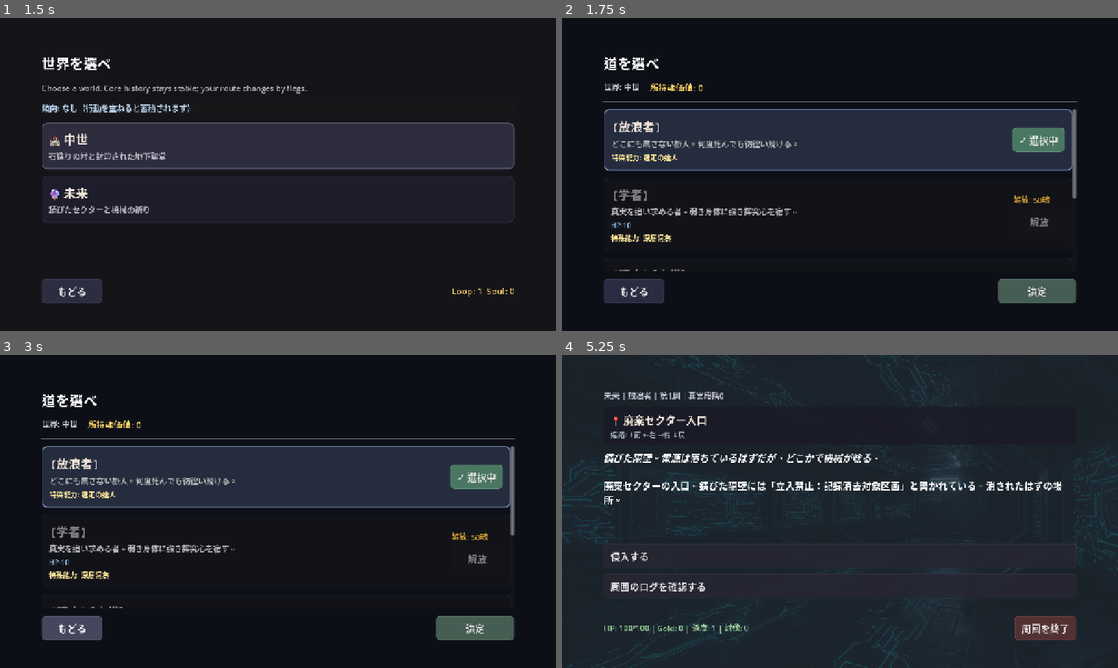
Above: before the commit, frames 1-4 (two rows, left to right).
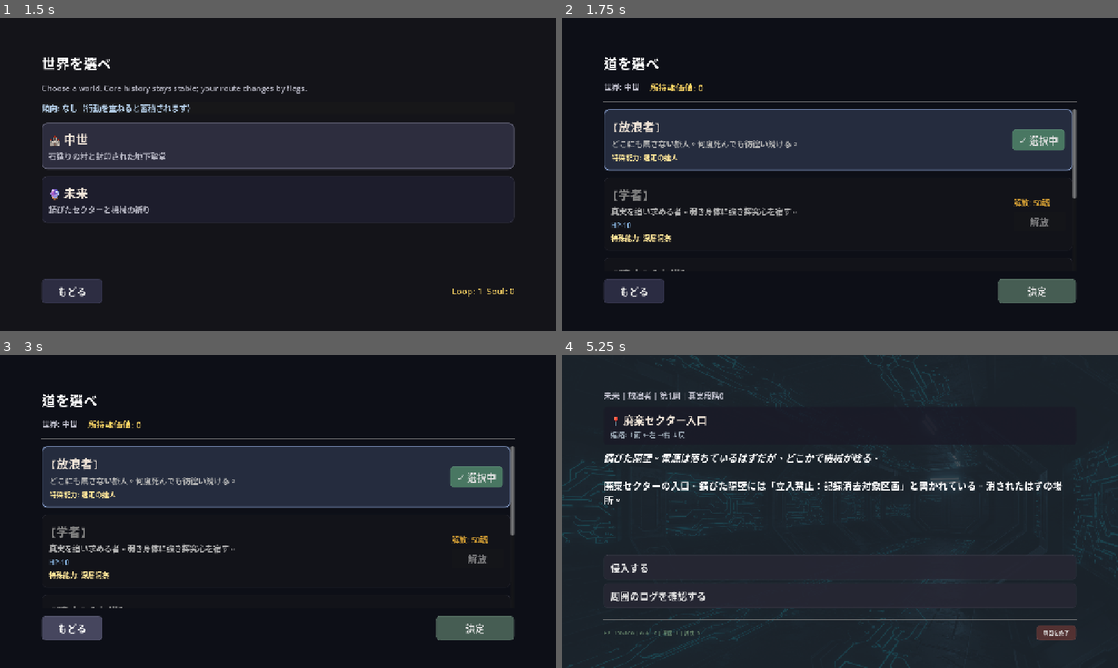
Above: after the commit, the same moments.

Repository: yozzzo/residue
Game: Godot game, scene res://scenes/Main.tscn
The game is run twice, just before and just after one commit, with the same random seed, the same clock (stepped at 60 frames per second) and the same inputs.
Inputs (mouse positions are in pixels of both pictures, inside the frame that each line leads up to):
- Up to frame 1 (1.5 s): click "はじめる" at 0.5 s; click (278, 146) at 1.27 s
- Up to frame 2 (1.75 s): no input
- Up to frame 3 (3 s): click "✓ 選択中" at 2 s; click "もどる" at 2.75 s
- Up to frame 4 (5.25 s): click (840, 536) at 3.52 s; click "決定" at 4.25 s; tap Enter at 5 s; move the mouse to (962, 495) at 5.02 s; click (962, 495) at 5.17 s

Frame 1 is identical in both runs. In frame 2, 0.3% of the frame differs, in the area x 81-91%, y 35-61%; in frame 3, 0.3%; in frame 4, 2.0%, in the area x 7-93%, y 60-92%.
Error in both runs: Invalid access to property or key 'run_ended' on a base object of type 'Nil'. (res://scripts/Main.gd:66)

Commit message:
UI: 2-column grid for 3+ choices, smaller status text
- Choices use GridContainer: 1 col for ≤2, 2 cols for 3+
- Status label font 18→12, reduced opacity
- Exit button smaller (12pt)
- Button min height 56→44

Diff:
--- a/scenes/RunScreen.tscn
+++ b/scenes/RunScreen.tscn
@@ -89,9 +89,11 @@
 bbcode_enabled = true
 text = ""
 
-[node name="Choices" type="VBoxContainer" parent="Margin/Root"]
+[node name="Choices" type="GridContainer" parent="Margin/Root"]
 layout_mode = 2
-theme_override_constants/separation = 12
+columns = 1
+theme_override_constants/h_separation = 12
+theme_override_constants/v_separation = 8
 
 [node name="Navigation" type="HBoxContainer" parent="Margin/Root"]
 layout_mode = 2
@@ -107,12 +109,12 @@
 [node name="StatusLabel" type="Label" parent="Margin/Root/Bottom"]
 layout_mode = 2
 size_flags_horizontal = 3
-theme_override_font_sizes/font_size = 18
-theme_override_colors/font_color = Color(0.6, 0.8, 0.6, 1)
+theme_override_font_sizes/font_size = 12
+theme_override_colors/font_color = Color(0.5, 0.65, 0.5, 0.7)
 text = "HP: 100/100 | Gold: 0"
 
 [node name="ExitRunButton" type="Button" parent="Margin/Root/Bottom"]
-custom_minimum_size = Vector2(120, 56)
+custom_minimum_size = Vector2(80, 32)
 layout_mode = 2
-theme_override_font_sizes/font_size = 22
+theme_override_font_sizes/font_size = 12
 text = "撤退"
--- a/scripts/RunScreen.gd
+++ b/scripts/RunScreen.gd
@@ -8,7 +8,7 @@
 @onready var location_label: Label = $Margin/Root/LocationPanel/LocationVBox/LocationName
 @onready var direction_label: Label = $Margin/Root/LocationPanel/LocationVBox/DirectionInfo
 @onready var body_text: RichTextLabel = $Margin/Root/BodyText
-@onready var choices_box: VBoxContainer = $Margin/Root/Choices
+@onready var choices_box: GridContainer = $Margin/Root/Choices
 @onready var navigation_box: HBoxContainer = $Margin/Root/Navigation
 @onready var status_label: Label = $Margin/Root/Bottom/StatusLabel
 @onready var exit_button: Button = $Margin/Root/Bottom/ExitRunButton
@@ -248,6 +248,9 @@
 	# Phase 2: Filter choices by conditions
 	var all_choices: Array = current_event.get("choices", [])
 	var filtered_choices: Array = GameState.filter_choices(all_choices)
+
+	# Use 2 columns when 3+ choices to keep compact
+	choices_box.columns = 2 if filtered_choices.size() >= 3 else 1
 
 	# Render filtered choices BEFORE starting typewriter (disabled until text completes)
 	for choice: Variant in filtered_choices:
--- a/scripts/UITheme.gd
+++ b/scripts/UITheme.gd
@@ -13,7 +13,7 @@
 const FONT_SMALL := 16
 
 # Button styling
-const BUTTON_MIN_HEIGHT := 56.0
+const BUTTON_MIN_HEIGHT := 44.0
 const BUTTON_MIN_WIDTH := 140.0
 const BUTTON_CORNER_RADIUS := 8
 const BUTTON_SPACING := 16
